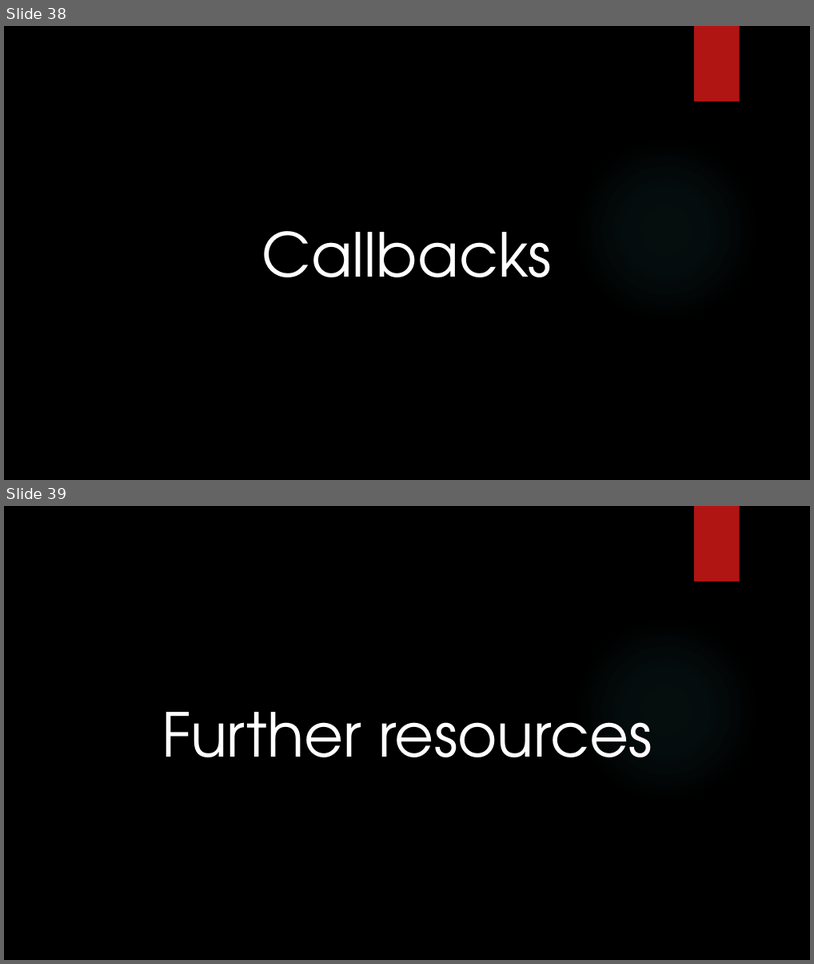
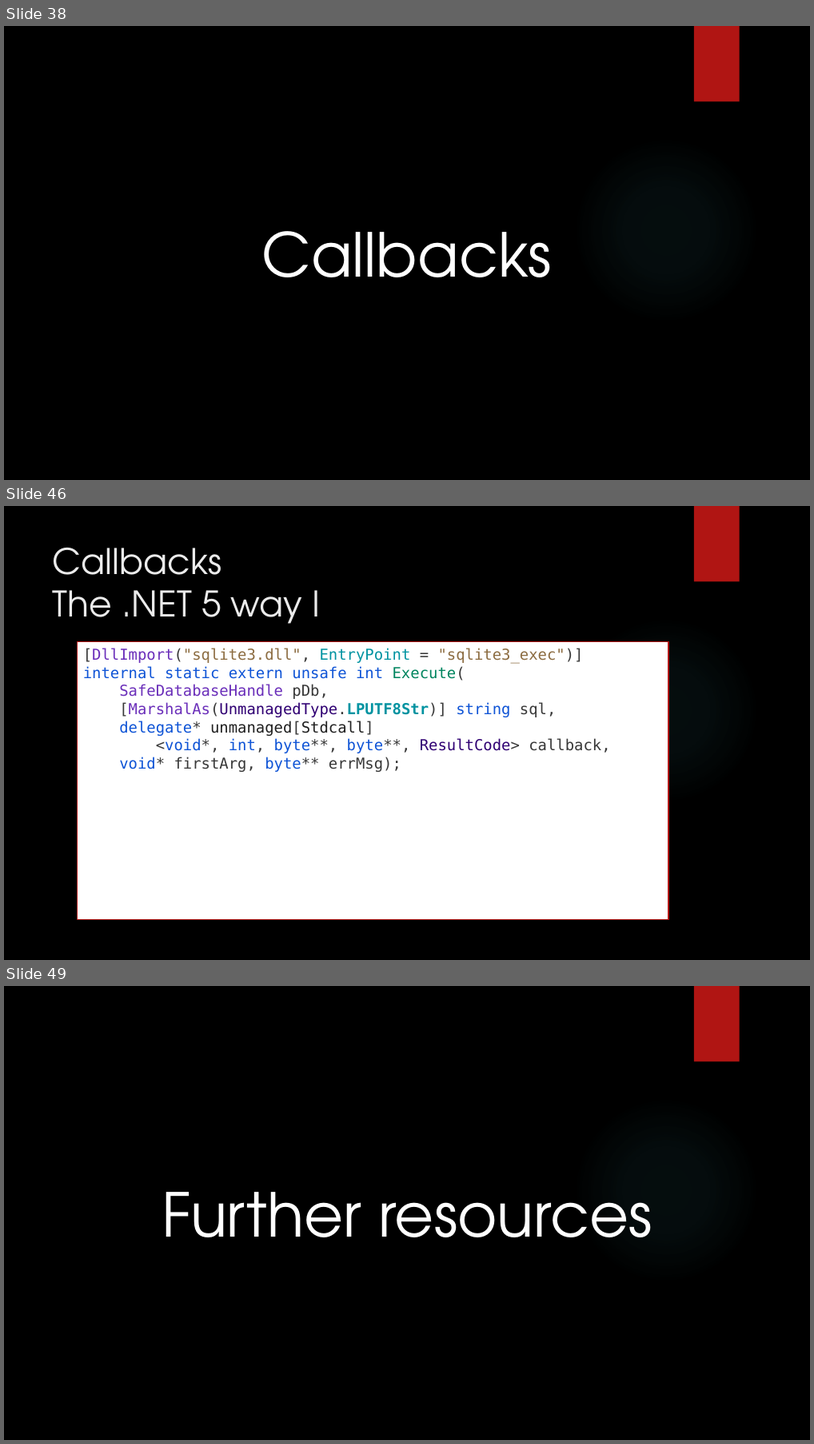
Before and after one commit to dennisdietrich/UnsafeCSharp, a slide deck: doc/Introduction to unsafe C#.pptx. Shown one above the other, each under a label of ours: slides 38 and 39 before the commit, slides 38, 46 and 49 after it; the slides between them are not shown. The pictures are 814x964 and 814x1444 pixels, drawn with LibreOffice and Linux fonts; fonts in the diff are those of the drawing; background and template pictures are left out. Boxes give left, top, right and bottom in pixels: in the first picture for what was removed or moved away, otherwise in the second. Text is boxed around its words. In the diff, an @@ line names an element or a change of style, - is before the commit and + after.

Commit message:
Added slides about callbacks (issue #4)

```diff
--- a/doc/Introduction to unsafe C#.pptx
+++ b/doc/Introduction to unsafe C#.pptx
@@ slide 46 added at (4, 506, 810, 960), background picture (left out); not listed: 2 template elements that a slide beside it also shows @@
@@ title added at (53, 548, 320, 624), 42 pt, text #EBEBEB @@
+Callbacks
+The .NET 5 way I
@@ rectangle added at (77, 642, 669, 920), fill #FFFFFF, outline #B01513 1.25 pt, 18 pt, text #0F54D6 @@
+[DllImport("sqlite3.dll", EntryPoint = "sqlite3_exec")]
+internal static extern unsafe int Execute(
+SafeDatabaseHandle pDb,
+[MarshalAs(UnmanagedType.LPUTF8Str)] string sql,
+delegate* unmanaged[Stdcall]
+<void*, int, byte**, byte**, ResultCode> callback,
+void* firstArg, byte** errMsg);
@@ what was slide 39 is now slide 49 @@
```
Also in this commit, not shown: 1 slide changed, 9 other slides added, 5 other files.
